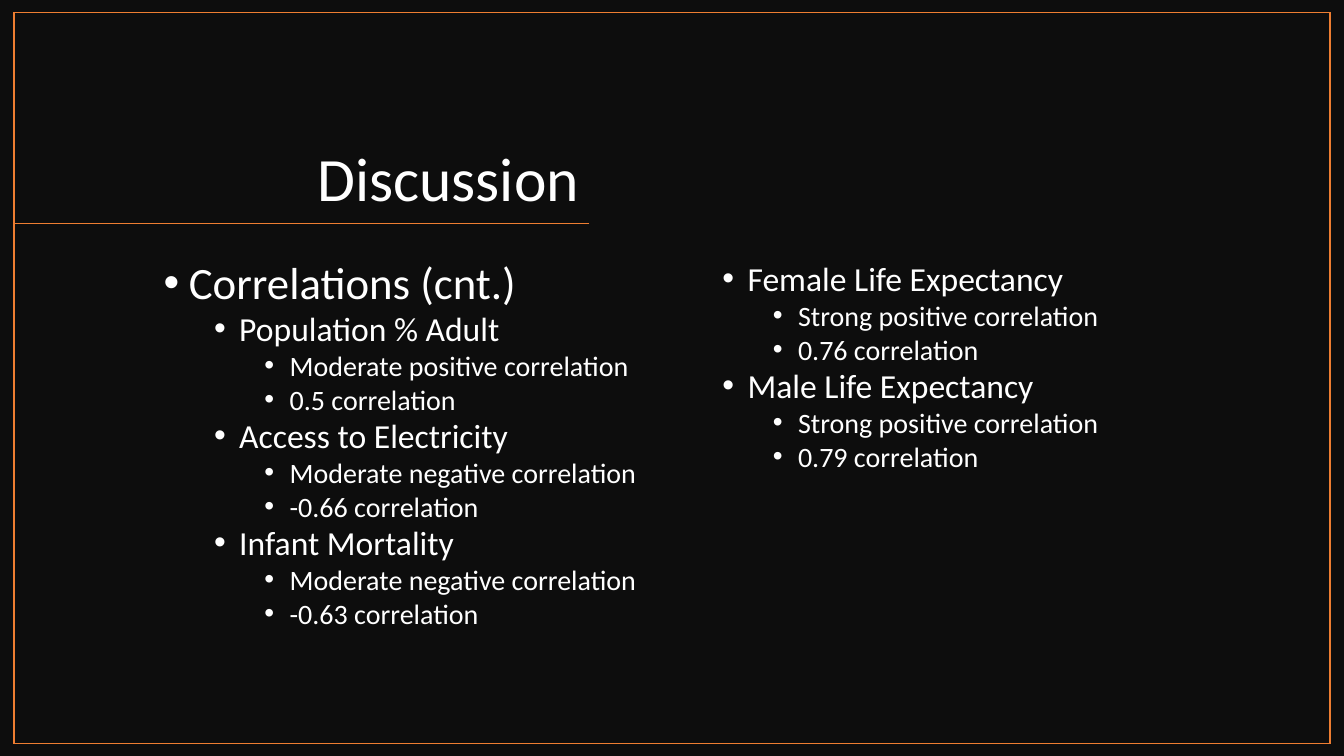
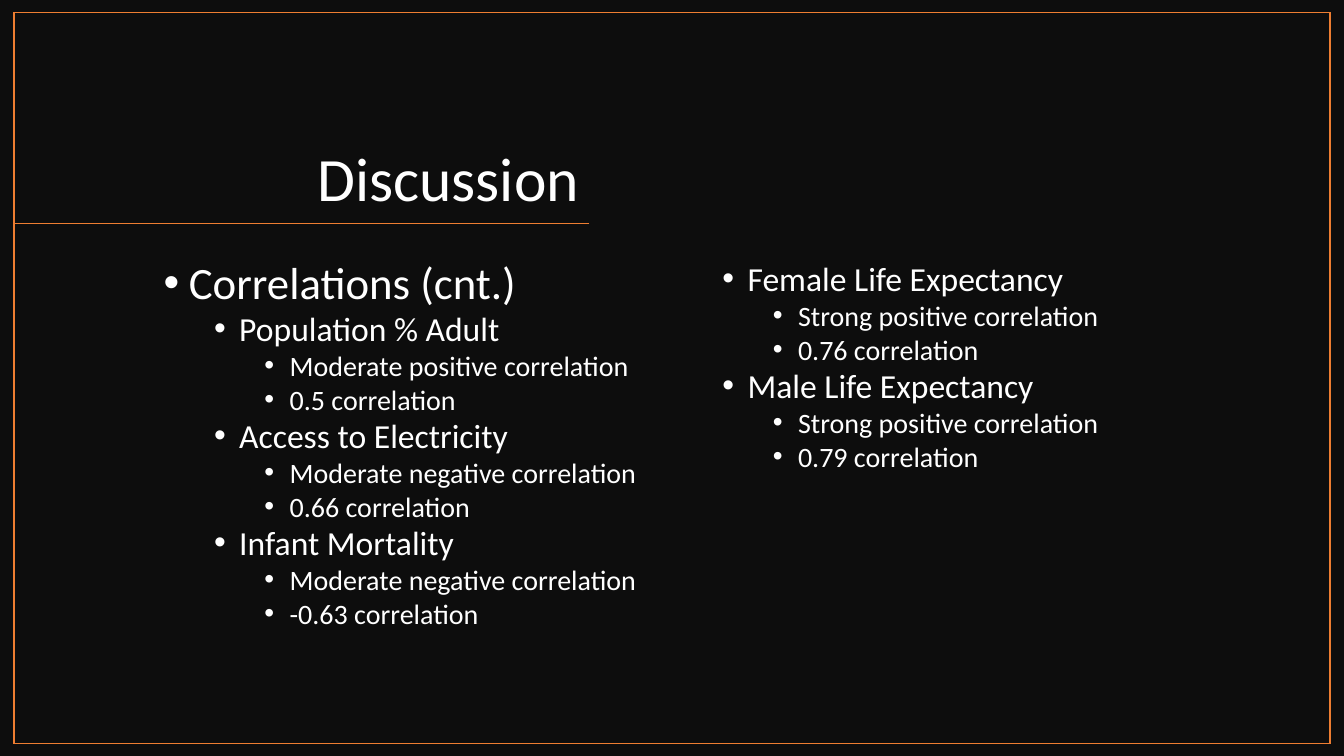
Before and after one commit to patpetrus/project-1-group-5, a slide deck: slide 25 of group5_presentation.pptx. Drawn at 1344x756 pixels with LibreOffice and Linux fonts; fonts in the diff are those of the drawing. Boxes give left, top, right and bottom in pixels: in the first picture for what was removed or moved away, otherwise in the second. Text is boxed around its words. In the diff, an @@ line names an element or a change of style, - is before the commit and + after.

```diff
--- a/group5_presentation.pptx
+++ b/group5_presentation.pptx
@@ text at bbox=[290, 497, 470, 518]: text changed @@
-    • -0.66 correlation
+    • 0.66 correlation
```
Also in this commit, not shown: 2 other files.
